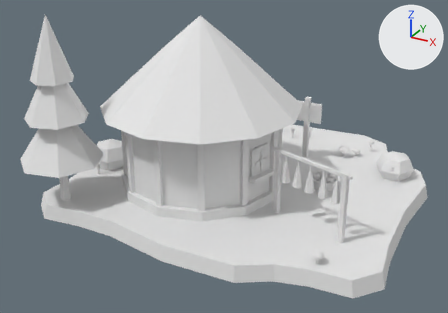
One commit to the FBX model Assets/Village/Models/Village_House_Gathering.fbx: the scene before it, then after it.
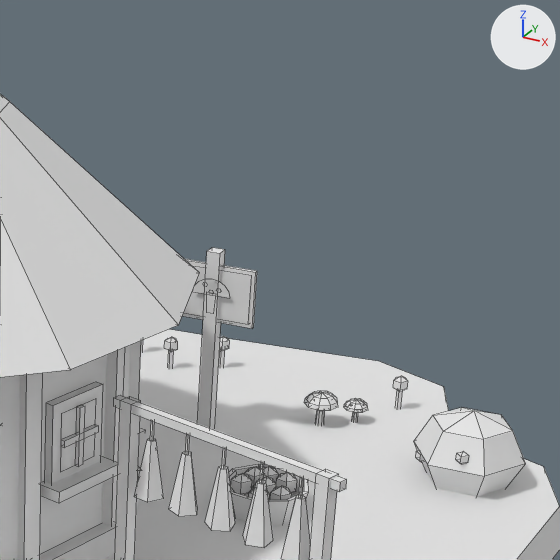
Each version appears first whole from a 50 mm lens placed at (7.22, -14.52, 7.73), pointed at (-0.32, -0.81, 0.87), and next in a close-up on the part from 52% to 95% of the width and 4% to 65% of the height. The lights are fixed; the arrows at upper right show +X, +Y and +Z. The last two pictures show the newer version. The close-ups show mesh edges as thin lines. Where no turn or scale is listed for an object, it has been applied to the vertices.

In view in the first close-up: 'Village_House_Gathering'.
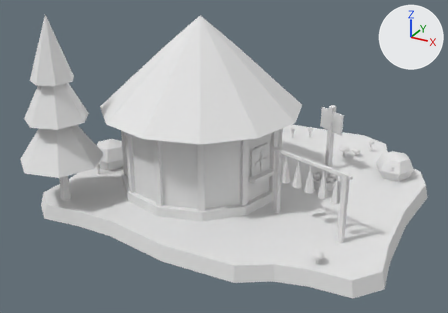
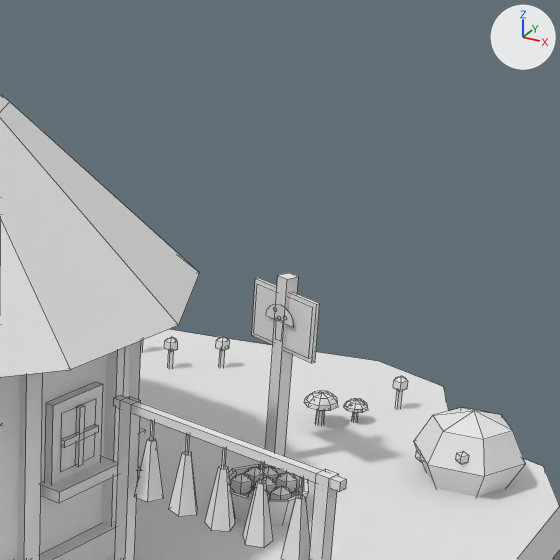
Pixel boxes [x1, y1, x2, y2] of what changed, in the close-ups (560 x 560 px; the box of a moved part takes in the faces that stretch with it):
part 1 of me_village_house_gathering, moved or reshaped
    before: [198, 247, 225, 429]
    after: [265, 273, 298, 456]
part 2 of me_village_house_gathering, moved or reshaped
    before: [184, 265, 252, 324]
    after: [254, 283, 313, 358]
part 3 of me_village_house_gathering, moved or reshaped
    before: [183, 259, 257, 328]
    after: [252, 278, 320, 363]
part 4 of me_village_house_gathering, moved or reshaped
    before: [193, 279, 230, 298]
    after: [266, 304, 293, 327]

The edits, one by one:
me_village_house_gathering has 1793 vertices, 1750 faces and spans x -4.79..4.87, y -4.67..4.74, z -0.6..4.92.
me_village_house_gathering is used by ob_village_house_gathering; location (0.0, 0.0, 0.0).
me_village_house_gathering part 1: the loose piece of 8 vertices spanning x 0.93..1.07, y 1.83..1.97, z 0.0..2.0 is turned -28.6 degrees about the z axis through its middle, then moved by (0.9, -0.4, 0.0).
me_village_house_gathering part 2: the loose piece of 8 vertices spanning x 0.6..1.4, y 1.87..1.93, z 1.29..1.81 is turned -28.6 degrees about the z axis through its middle, then moved by (0.9, -0.4, 0.0).
me_village_house_gathering part 3: the loose piece of 8 vertices spanning x 0.56..1.44, y 1.88..1.92, z 1.25..1.85 is turned -28.6 degrees about the z axis through its middle, then moved by (0.9, -0.4, 0.0).
me_village_house_gathering part 4: the loose piece of 9 vertices spanning x 0.8..1.2, y 1.83, z 1.55..1.72 is turned -28.6 degrees about the z axis through its middle, then moved by (0.87, -0.39, 0.0).
